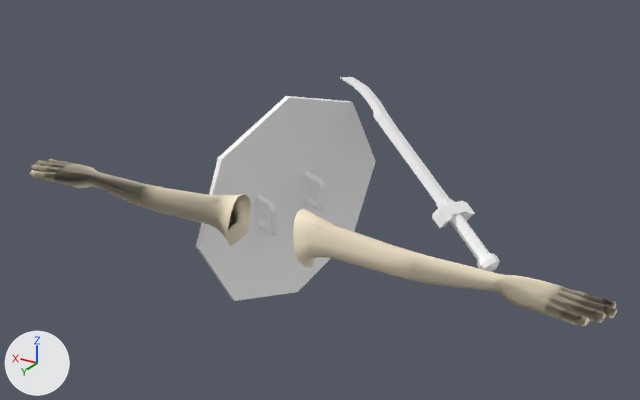
Renders of the FBX model Assets/Models/Anm_Attack.fbx from each side of a commit.
One viewpoint serves both versions: a 50 mm lens placed at (-0.103, 0.1525, 0.1996), pointed at (0.0052, -0.0278, 0.1095). Lighting does not change. The marker at lower left points along +X, +Y and +Z. Where no turn or scale is listed for an object, it has been applied to the vertices.

The first picture shows 'LeftArms', 'RightArms', 'Serpe', 'polySurface1'.
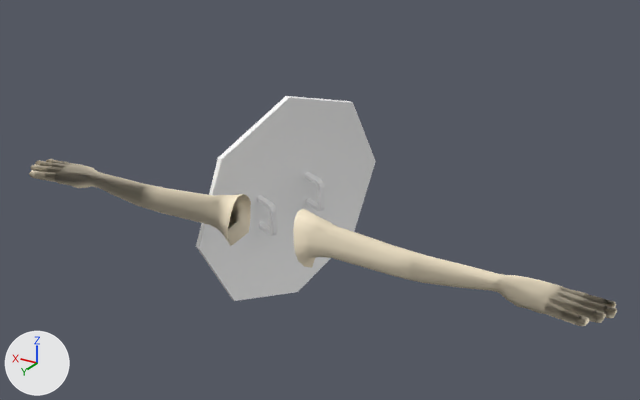
What differs and where, as boxes (x1, y1, x2, y2) in the pictures (640 x 400 px):
'Serpe', deleted: before (340, 77, 500, 271)

The change in detail:
Object 'Serpe' (ob_serpe) is deleted.
